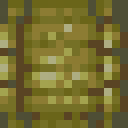
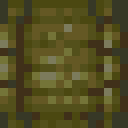
Layer changes from the first w=128, h=128 image to the second:
"Capa 1": opacity 30% → 50% over <box>0,0,128,128</box>
renamed "Capa 0" to "Fondo", painted on it over <box>0,0,128,128</box>
